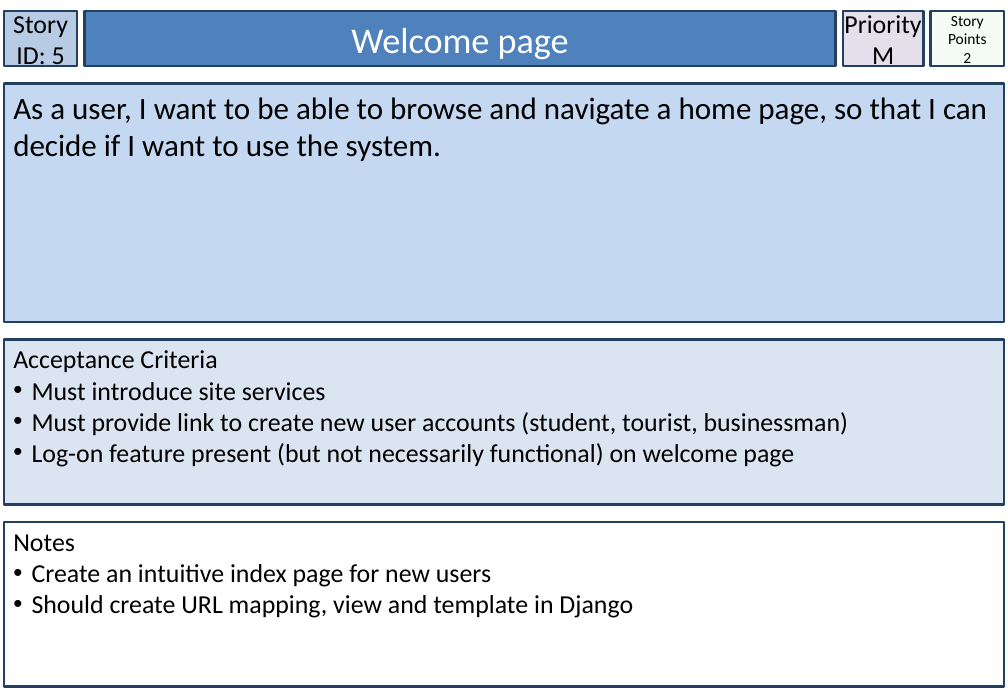
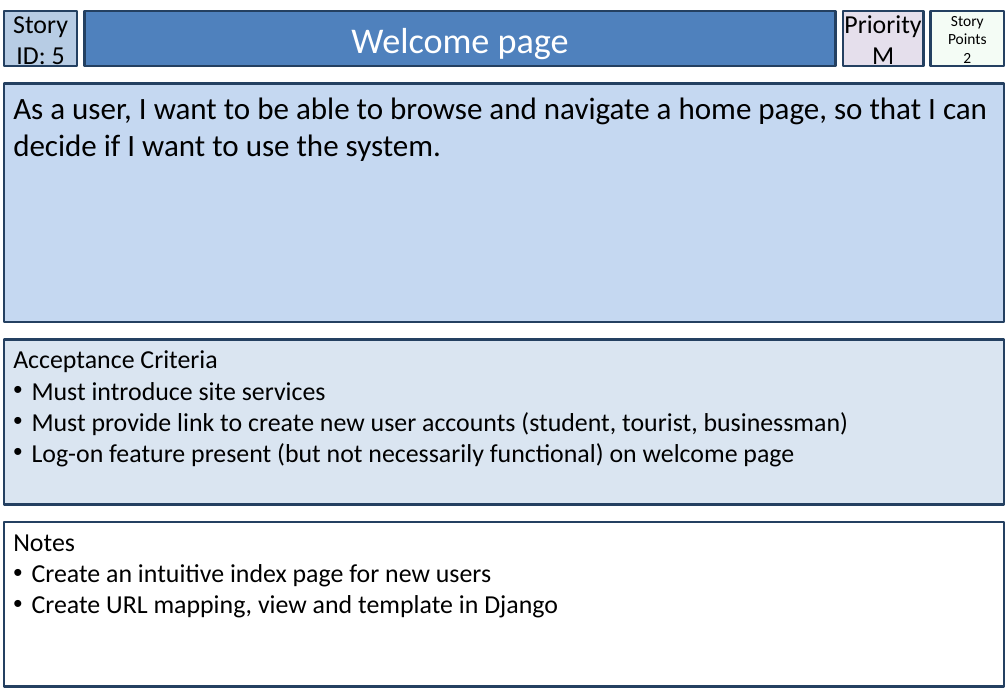
Before and after one commit to Nagarius/Phoenix, a slide deck: slide 6 of Doc/SCRUM documents/StoryCards_Smart_City_TeamPhoenix.pptx. Drawn at 1008x698 pixels with LibreOffice and Linux fonts; fonts in the diff are those of the drawing. Boxes give left, top, right and bottom in pixels: in the first picture for what was removed or moved away, otherwise in the second. Text is boxed around its words. In the diff, an @@ line names an element or a change of style, - is before the commit and + after.

```diff
--- a/Doc/SCRUM documents/StoryCards_Smart_City_TeamPhoenix.pptx
+++ b/Doc/SCRUM documents/StoryCards_Smart_City_TeamPhoenix.pptx
@@ text in rectangle at <box>32,595,558,618</box>: text changed @@
-• Should create URL mapping, view and template in Django
+• Create URL mapping, view and template in Django
```
Also in this commit, not shown: 15 other slides changed.
